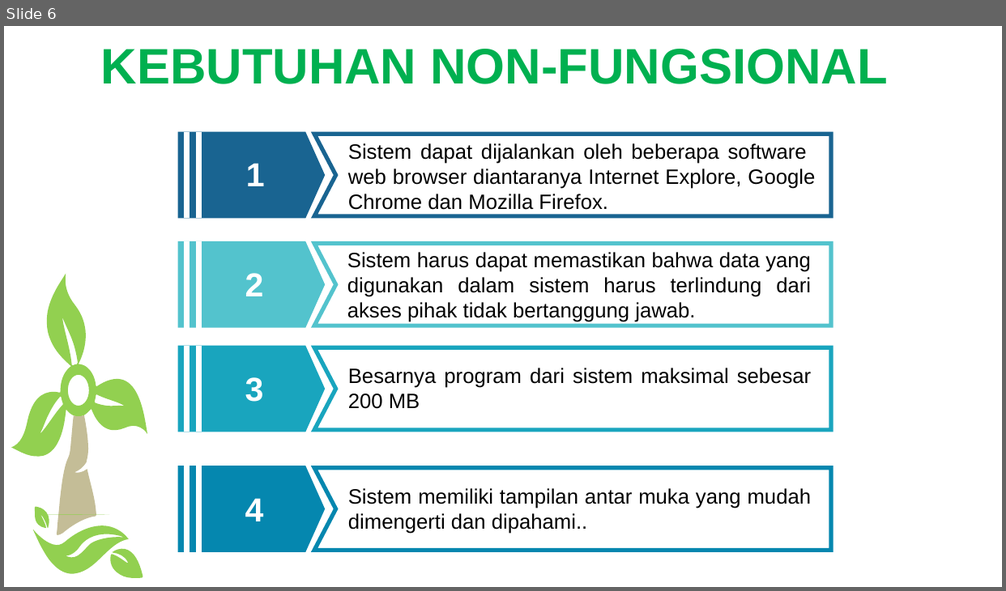
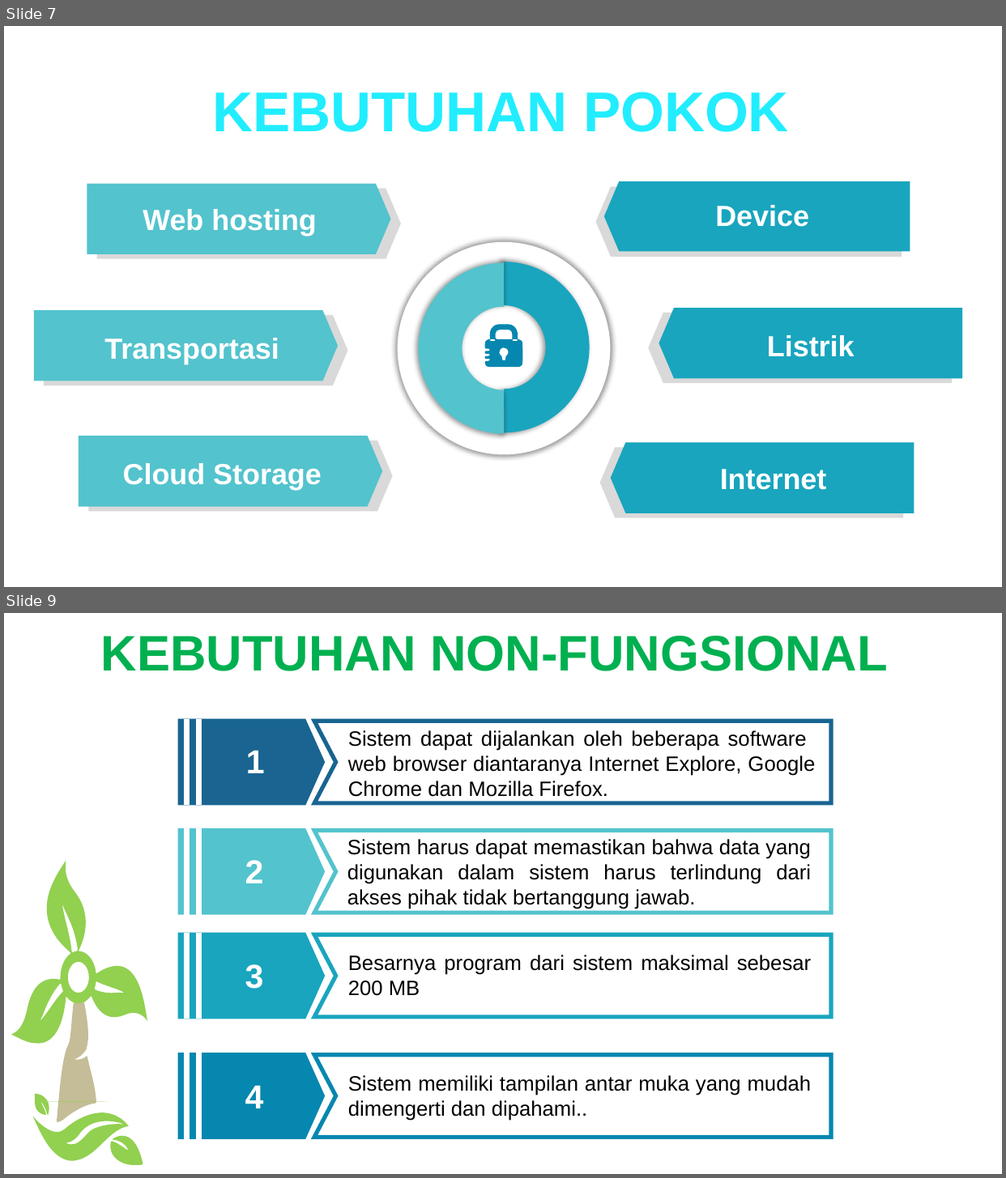
Before and after one commit to sahrul1610/Proyek1, a slide deck: Kelompok Proyek.pptx. Shown one above the other, each under a label of ours: slide 6 before the commit, slides 7 and 9 after it; the slides between them are not shown. The pictures are 1006x591 and 1006x1178 pixels, drawn with LibreOffice and Linux fonts; fonts in the diff are those of the drawing. Boxes give left, top, right and bottom in pixels: in the first picture for what was removed or moved away, otherwise in the second. Text is boxed around its words. In the diff, an @@ line names an element or a change of style, - is before the commit and + after.

```diff
--- a/Kelompok Proyek.pptx
+++ b/Kelompok Proyek.pptx
@@ slide 7 added at [4,26,1002,587], background #FFFFFF @@
@@ text added at [212,92,789,132], 54 pt, text gradient #00838F to #21EDFF to #0DEBFF, bold @@
+KEBUTUHAN POKOK
@@ pentagon arrow added at [87,184,391,254], fill #53C3CD @@
@@ pentagon arrow added at [97,189,401,258], fill #D9D9D9 @@
@@ pentagon arrow added at [596,187,902,258], fill #D9D9D9 @@
@@ pentagon arrow added at [604,182,910,252], fill #19A5BE @@
@@ text added at [143,209,316,236], 28 pt, text #FFFFFF, bold @@
+Web hosting
@@ text added at [715,205,809,227], 28 pt, text #FFFFFF, bold @@
+Device
@@ ellipse added at [398,242,611,455], fill #FFFFFF @@
@@ arch (boxed as its full ring) added at [419,262,590,433], fill #19A5BE @@
@@ arch (boxed as its full ring) added at [419,263,590,434], fill #53C3CD @@
@@ pentagon arrow added at [34,310,338,381], fill #53C3CD @@
@@ pentagon arrow added at [44,315,347,386], fill #D9D9D9 @@
@@ pentagon arrow added at [649,313,952,383], fill #D9D9D9 @@
@@ pentagon arrow added at [659,308,962,378], fill #19A5BE @@
@@ text added at [104,338,279,365], 28 pt, text #FFFFFF, bold @@
+Transportasi
@@ freeform shape added at [485,325,522,367], fill #0587AF @@
@@ text added at [767,335,854,357], 28 pt, text #FFFFFF, bold @@
+Listrik
@@ pentagon arrow added at [79,436,383,506], fill #53C3CD @@
@@ pentagon arrow added at [88,441,393,511], fill #D9D9D9 @@
@@ pentagon arrow added at [600,447,903,518], fill #D9D9D9 @@
@@ pentagon arrow added at [611,443,914,514], fill #19A5BE @@
@@ text added at [123,463,322,490], 28 pt, text #FFFFFF, bold @@
+Cloud Storage
@@ text added at [720,469,827,490], 28 pt, text #FFFFFF, bold @@
+Internet
@@ what was slide 6 is now slide 9 @@
```
Also in this commit, not shown: 6 slides changed, 6 other slides added, 5 slides removed, 1 other file.
